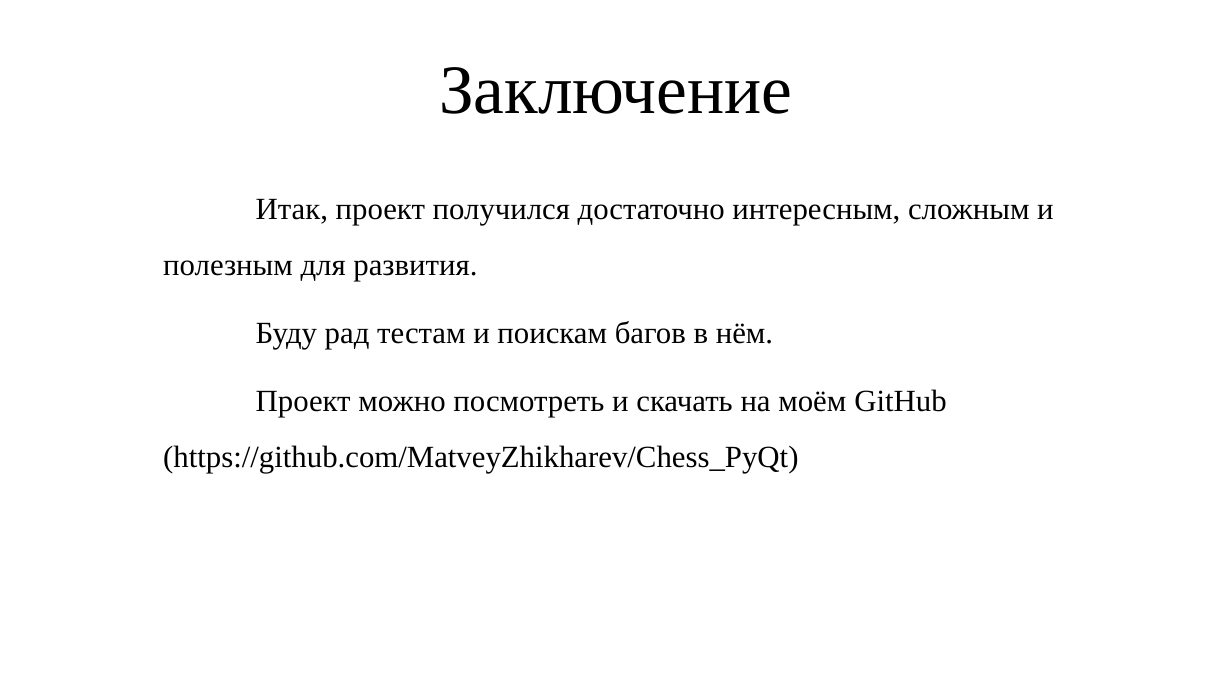
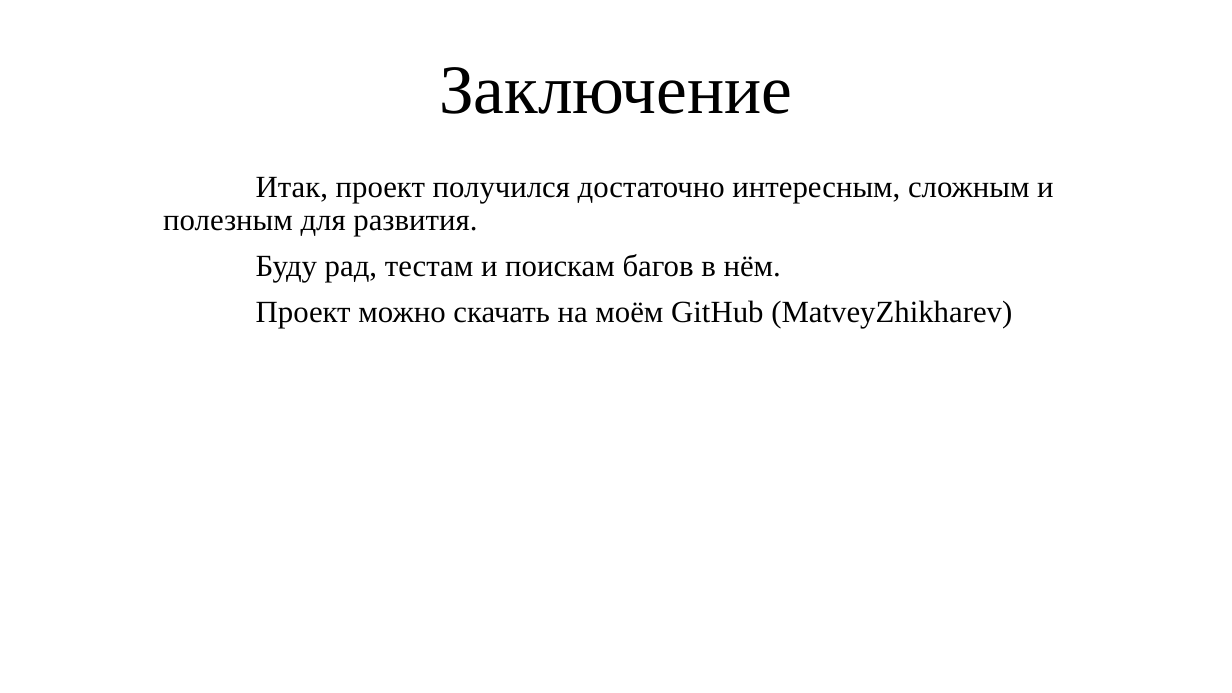
Before and after one commit to MatveyZhikharev/Chess_PyQt, a slide deck: slide 10 of Презентация.pptx (slide 5 before the commit). Drawn at 1232x693 pixels with LibreOffice and Linux fonts; fonts in the diff are those of the drawing. Boxes give left, top, right and bottom in pixels: in the first picture for what was removed or moved away, otherwise in the second. Text is boxed around its words. In the diff, an @@ line names an element or a change of style, - is before the commit and + after.

```diff
--- a/Презентация.pptx
+++ b/Презентация.pptx
@@ subtitle at (163, 176, 1053, 236): line spacing 1.5 to 0.9 @@
@@ subtitle at (256, 254, 1012, 328): text changed @@
-Буду рад тестам и поискам багов в нём.
-Проект можно посмотреть и скачать на моём GitHub (https://github.com/MatveyZhikharev/Chess_PyQt)
+Буду рад, тестам и поискам багов в нём.
+Проект можно скачать на моём GitHub (MatveyZhikharev)
```
Also in this commit, not shown: 3 other slides changed, 5 slides added, 2 other files.
